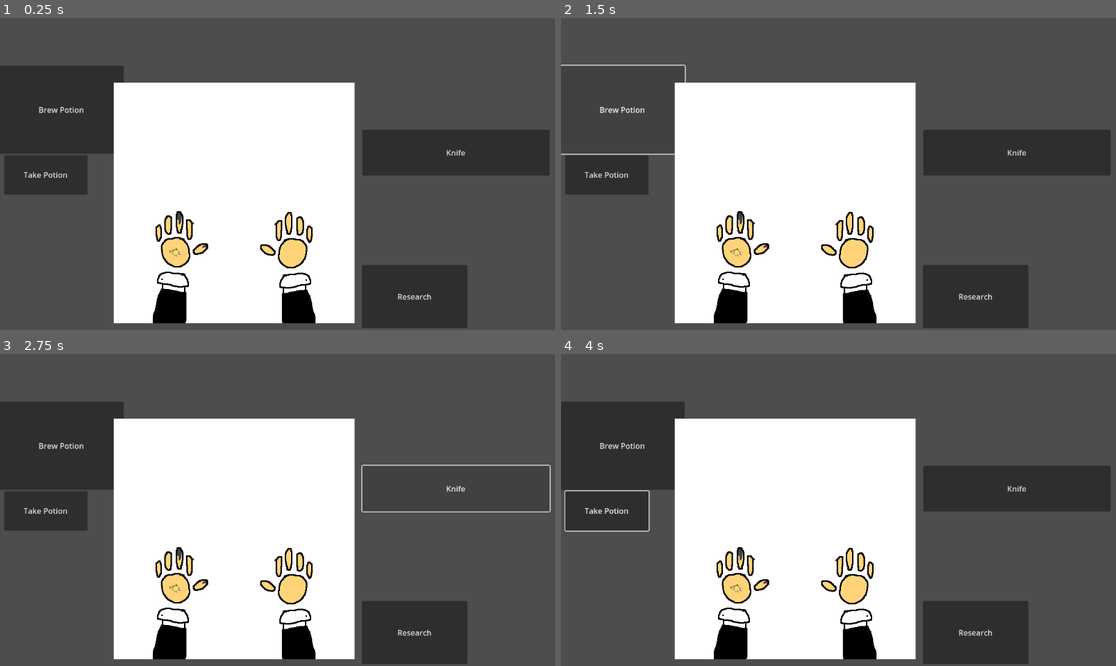
Above: before the commit, frames 1-4 (two rows, left to right).
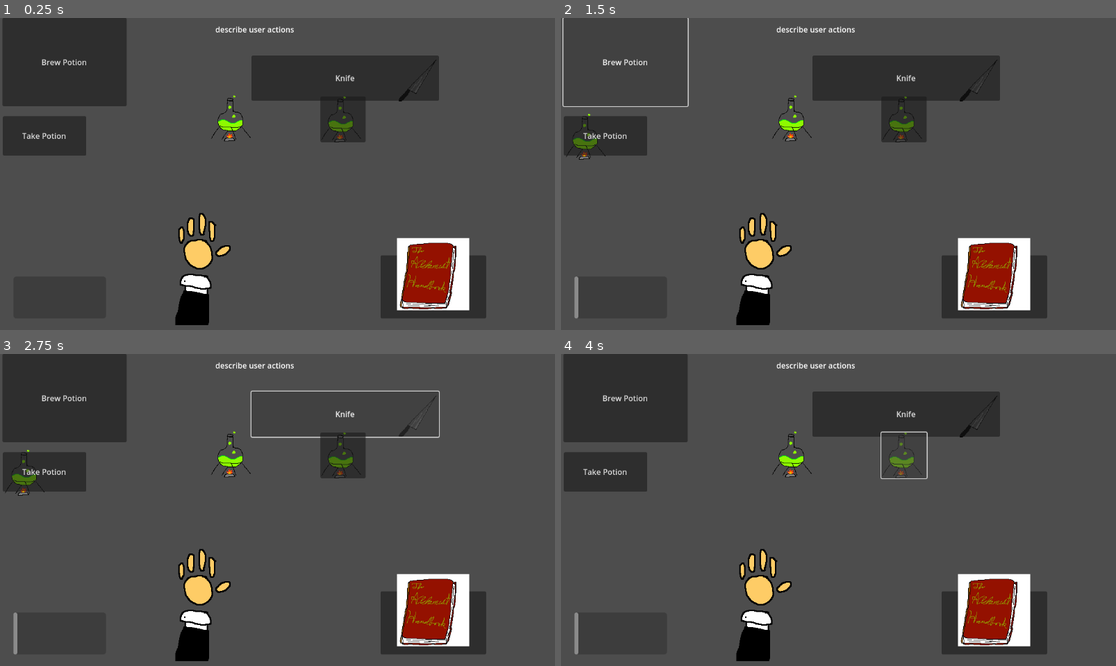
Above: after the commit, the same moments.

Repository: landonhershey/GWJ-Alchemist
Game: Godot game, scene res://node_2d.tscn
Two runs of this game, one before a commit and one after it. Both use one fixed random seed, a clock stepped at 60 frames per second and the inputs below.
Inputs (mouse positions are in pixels of both pictures, inside the frame that each line leads up to):
- Up to frame 1 (0.25 s): no input
- Up to frame 2 (1.5 s): click "Research" at 0.5 s; click "Brew Potion" at 1.25 s
- Up to frame 3 (2.75 s): click "Knife" at 2 s
- Up to frame 4 (4 s): click "Take Potion" at 2.75 s; click (905, 453) at 3.52 s

The runs differ from the first frame. In frame 1, 54% of the frame differs, in the area x 0-99%, y 0-100%; in frame 2, 50%; in frame 3, 46%; in frame 4, 54%.

Commit message:
added visuals, fixed bugs, added knife effect

Diff:
--- a/node_2d.tscn
+++ b/node_2d.tscn
@@ -1,38 +1,110 @@
-[gd_scene load_steps=5 format=3 uid="uid://dbssb3p448wf4"]
+[gd_scene load_steps=10 format=3 uid="uid://dbssb3p448wf4"]
 
 [ext_resource type="Texture2D" uid="uid://susmo0ambs03" path="res://sprites/hands/hand_1.png" id="1_0hol4"]
 [ext_resource type="Script" uid="uid://dxbtbu7ocipom" path="res://scripts/turn_manager.gd" id="2_q6r6c"]
 [ext_resource type="Script" uid="uid://dpv1luqqwsneu" path="res://scripts/player.gd" id="3_kdubu"]
 [ext_resource type="Script" uid="uid://b7o11vb0q3t8j" path="res://scripts/hand.gd" id="4_d21ai"]
+[ext_resource type="Script" uid="uid://cr0b5bai6xox4" path="res://scripts/UIManager.gd" id="5_q6r6c"]
+[ext_resource type="Texture2D" uid="uid://bfwom58spr8h8" path="res://sprites/knife.png" id="6_kdubu"]
+[ext_resource type="Texture2D" uid="uid://chxp2re53wemr" path="res://sprites/alchemy_book.png" id="7_rj586"]
+[ext_resource type="Texture2D" uid="uid://c6itcpcujwkbh" path="res://sprites/brewing_potion.png" id="8_4d7sh"]
+[ext_resource type="PackedScene" uid="uid://3lbdt1sjkp2l" path="res://potion.tscn" id="9_4d7sh"]
 
 [node name="World" type="Node2D"]
 
-[node name="ResearchBtn" type="Button" parent="."]
+[node name="UIManager" type="Control" parent="." node_paths=PackedStringArray("player")]
+layout_mode = 3
+anchors_preset = 0
+offset_right = 40.0
+offset_bottom = 40.0
+script = ExtResource("5_q6r6c")
+player = NodePath("../TurnManager/Player")
+
+[node name="ResearchBtn" type="Button" parent="UIManager"]
+layout_mode = 1
+anchors_preset = -1
+anchor_left = 0.975
+anchor_top = -0.5
+anchor_right = 0.975
+anchor_bottom = -0.5
 offset_left = 751.0
 offset_top = 513.0
 offset_right = 970.0
 offset_bottom = 644.0
 text = "Research"
+metadata/_edit_use_anchors_ = true
 
-[node name="BrewPotion" type="Button" parent="."]
+[node name="BrewPotion" type="Button" parent="UIManager"]
+layout_mode = 1
+anchors_preset = -1
+anchor_left = 0.15
+anchor_top = -2.475
+anchor_right = 0.15
+anchor_bottom = -2.475
 offset_left = -1.0
 offset_top = 99.0
 offset_right = 257.0
 offset_bottom = 282.0
 text = "Brew Potion"
+metadata/_edit_use_anchors_ = true
 
-[node name="Hand1" type="Sprite2D" parent="."]
-position = Vector2(486, 384)
+[node name="ResearchBar" type="ProgressBar" parent="UIManager"]
+layout_mode = 0
+offset_left = 28.0
+offset_top = 537.0
+offset_right = 220.0
+offset_bottom = 624.0
+show_percentage = false
+
+[node name="PotionContainer" type="HBoxContainer" parent="UIManager"]
+layout_mode = 0
+offset_left = 3.0
+offset_top = 198.0
+offset_right = 303.0
+offset_bottom = 290.0
+
+[node name="TakePotion" type="Button" parent="UIManager"]
+layout_mode = 1
+anchors_preset = -1
+anchor_left = -0.075
+anchor_top = -2.025
+anchor_right = -0.075
+anchor_bottom = -2.025
+offset_left = 9.0
+offset_top = 285.0
+offset_right = 182.0
+offset_bottom = 367.0
+text = "Take Potion"
+metadata/_edit_use_anchors_ = true
+
+[node name="Hands" type="Sprite2D" parent="UIManager"]
+position = Vector2(408, 388)
 texture = ExtResource("1_0hol4")
 
-[node name="Button3" type="Button" parent="Hand1"]
+[node name="Knife" type="Sprite2D" parent="UIManager"]
+position = Vector2(873, 129)
+texture = ExtResource("6_kdubu")
+
+[node name="KnifeBtn" type="Button" parent="UIManager/Knife"]
 anchors_preset = -1
-anchor_bottom = 0.002
-offset_left = 266.0
-offset_top = -152.0
-offset_right = 655.0
-offset_bottom = -58.0
+anchor_left = -0.195
+anchor_top = 1.3
+anchor_right = -3.205
+anchor_bottom = 1.24
+offset_left = -30.5
+offset_top = -175.0
+offset_right = 358.5
+offset_bottom = -81.0
 text = "Knife"
+metadata/_edit_use_anchors_ = true
+
+[node name="RichTextLabel" type="RichTextLabel" parent="UIManager"]
+layout_mode = 0
+offset_left = 447.0
+offset_top = 12.0
+offset_right = 927.0
+offset_bottom = 105.0
+text = "describe user actions"
 
 [node name="TurnManager" type="Node" parent="."]
 script = ExtResource("2_q6r6c")
@@ -49,13 +121,24 @@
 script = ExtResource("4_d21ai")
 metadata/_custom_type_script = "uid://b7o11vb0q3t8j"
 
-[node name="TakePotion" type="Button" parent="."]
-offset_left = 9.0
-offset_top = 285.0
-offset_right = 182.0
-offset_bottom = 367.0
-text = "Take Potion"
+[node name="AlchemyBook" type="Sprite2D" parent="."]
+position = Vector2(899, 532)
+texture = ExtResource("7_rj586")
 
-[connection signal="pressed" from="ResearchBtn" to="TurnManager/Player" method="_on_research_btn_pressed"]
-[connection signal="pressed" from="BrewPotion" to="TurnManager/Player" method="_on_brew_potion_pressed"]
-[connection signal="pressed" from="TakePotion" to="TurnManager/Player" method="_on_take_potion_pressed"]
+[node name="BrewingPotion" type="Sprite2D" parent="."]
+position = Vector2(481, 210)
+texture = ExtResource("8_4d7sh")
+
+[node name="Sprite2D" parent="." instance=ExtResource("9_4d7sh")]
+position = Vector2(710, 212)
+
+[connection signal="pressed" from="UIManager/ResearchBtn" to="TurnManager/Player" method="_on_research_btn_pressed"]
+[connection signal="pressed" from="UIManager/BrewPotion" to="TurnManager/Player" method="_on_brew_potion_pressed"]
+[connection signal="pressed" from="UIManager/TakePotion" to="TurnManager/Player" method="_on_take_potion_pressed"]
+[connection signal="pressed" from="UIManager/Knife/KnifeBtn" to="TurnManager/Player" method="_on_knife_btn_pressed"]
+[connection signal="game_over" from="TurnManager" to="UIManager" method="_on_game_over"]
+[connection signal="start_turn_phase" from="TurnManager" to="UIManager" method="_on_turn_manager_start_turn_phase"]
+[connection signal="brewed_potion" from="TurnManager/Player" to="UIManager" method="_on_player_brewed_potion"]
+[connection signal="consumed_potion" from="TurnManager/Player" to="UIManager" method="_on_player_consumed_potion"]
+[connection signal="infection_won" from="TurnManager/Player" to="UIManager" method="_on_player_infection_won"]
+[connection signal="research_complete" from="TurnManager/Player" to="UIManager" method="_on_player_research_complete"]
--- /dev/null
+++ b/potion.tscn
@@ -0,0 +1,12 @@
+[gd_scene load_steps=2 format=3 uid="uid://3lbdt1sjkp2l"]
+
+[ext_resource type="Texture2D" uid="uid://c6itcpcujwkbh" path="res://sprites/brewing_potion.png" id="1_bcips"]
+
+[node name="Sprite2D" type="Sprite2D"]
+texture = ExtResource("1_bcips")
+
+[node name="Button" type="Button" parent="."]
+offset_left = -45.0
+offset_top = -49.0
+offset_right = 49.0
+offset_bottom = 46.0
--- /dev/null
+++ b/scripts/UIManager.gd
@@ -0,0 +1,75 @@
+extends Control
+
+@export var player : Player
+
+@onready var research_bar = $ResearchBar
+@onready var hand_sprite = $Hands
+
+@onready var hands_folder =  "res://sprites/hands/"
+@export var hands_sprites : Array[Texture2D] = []
+
+@onready var potion_container = $PotionContainer
+
+func _ready() -> void:
+	print("UIManager ready")
+	player.researched.connect(Callable(self,"on_player_researched"))
+	player.brewed_potion.connect(Callable(self,"on_player_brewed_potion"))
+
+	research_bar.max_value = player.max_research
+
+	for i in range(1, 11):
+		var texture: Texture2D = load("res://sprites/hands/" + "hand_" + str(i) + ".png")
+		# hands_sprites.append(texture)
+		var image = texture.get_image()
+		var half_width = image.get_width() / 2
+		var cropped_image = Image.create(half_width, image.get_height(), false, image.get_format())
+		cropped_image.blit_rect(image, Rect2(0, 0, half_width, image.get_height()), Vector2(0, 0))
+		var cropped_texture = ImageTexture.create_from_image(cropped_image)
+		hands_sprites.append(cropped_texture)
+	print("Hands sprites loaded: ", hands_sprites)
+
+func on_player_researched(amount : float) -> void:
+	research_bar.value += amount
+	# print("Research progress updated: ", research_bar.value)
+
+func on_player_brewed_potion(potion : Potion) -> void:
+	print("Potion brewed: ", potion)
+	# Update UI to show the brewed potion
+	# This is a placeholder, you can add more detailed UI updates here
+
+
+
+
+func _on_game_over() -> void:
+	pass # Replace with function body.
+
+
+func _on_player_infection_won() -> void:
+	pass # Replace with function body.
+
+
+func _on_player_research_complete() -> void:
+	pass # Replace with function body.
+
+
+func _on_turn_manager_start_turn_phase() -> void:
+	var infection_progress = player.left_hand.get_infection() / player.left_hand.max_infection
+	var infection_number = int(infection_progress * 10)
+	print("Infection num: ", infection_number)
+	if infection_number > len(hands_sprites) - 1:
+		infection_number = len(hands_sprites) - 1
+	hand_sprite.texture = hands_sprites[infection_number]
+
+
+
+func _on_player_brewed_potion(_potion: Potion) -> void:
+	var container = $PotionContainer
+	var tex_rect = TextureRect.new()
+	tex_rect.texture = load("res://sprites/brewing_potion.png")
+	tex_rect.stretch_mode = TextureRect.STRETCH_KEEP_ASPECT  # Keep sprite aspect ratio
+	container.add_child(tex_rect)
+
+
+func _on_player_consumed_potion(_potion: Potion) -> void:
+	if potion_container.get_child_count() > 0:
+		potion_container.remove_child(potion_container.get_child(0))
--- a/scripts/hand.gd
+++ b/scripts/hand.gd
@@ -6,6 +6,7 @@
 var infection: float = 0.0 # Infection level (0.0 to 1.0)
 var infection_rate: float = 0.0 # Rate at which infection increases
 var productivity: float = 1.0 # Productivity level (1.0 is base productivity)
+var max_infection = 1.0
 
 signal infection_complete
 
@@ -28,7 +29,7 @@
 
 
 func set_infection(new_infection: float) -> void:
-	infection = clamp(new_infection, 0.0, 1.0) # Ensure infection stays within bounds
+	infection = clamp(new_infection, 0.0, max_infection) # Ensure infection stays within bounds
 
 func reduce_infection(amount: float) -> void:
 	infection = max(0.0, infection - amount)
@@ -43,8 +44,7 @@
 
 func end_turn() -> void:
 	infection += infection_rate
-	productivity = productivity - infection
-	if infection >= 1.0:
-		infection = 1.0
+	if infection >= max_infection:
+		infection = max_infection
 		productivity = 0.0
 		emit_signal("infection_complete")
--- a/scripts/player.gd
+++ b/scripts/player.gd
@@ -3,18 +3,23 @@
 
 @onready var Game = get_parent()
 
-@export var left_infection : float = 0.0
-@export var right_infection : float = 0.0
-@export var max_infection : float = 100.0
-@export var infection_rate : float = 1.0
-@export var infection_rate_multiplier : float = 1.0
-@export var infection_color : Color = Color(1, 0, 0)
+# var left_infection : float = 0.0
+# var right_infection : float = 0.0
+# var max_infection : float = 100.0
+# var infection_rate : float = 1.0
+# var infection_rate_multiplier : float = 1.0
+# @export var infection_color : Color = Color(1, 0, 0)
 
-@export var research_progress : float = 0.0
-@export var max_research : float = 100.0
-@export var research_rate : float = 1.0
-@export var research_rate_multiplier : float = 1.0
-@export var research_color : Color = Color(0, 0, 1)
+var research_progress : float = 0.0
+var max_research : float = 100.0
+var research_rate : float = 1.0
+var research_rate_multiplier : float = 1.0
+# @export var research_color : Color = Color(0, 0, 1)
+
+var evil = 0.0
+var evil_max = 100.0
+var evil_rate = 0.0
+var fingers = 5
 
 var potion_supply : Array[Potion] = []
 var active_potions : Array[Potion] = []
@@ -25,7 +30,18 @@
 
 
 signal player_turn_over
+signal researched(amount : float)
+signal brewed_potion(potion : Potion)
+signal consumed_potion(potion : Potion)
+signal cut_off_finger
 
+signal invalid_action
+
+# ending signals
+
+
+signal research_complete
+signal infection_won
 
 func _ready() -> void:
 	# left_hand = Hand.new()
@@ -35,7 +51,7 @@
 	print(get_children())
 	print(get_child(0).get_path())
 	print(left_hand.get_class())
-	left_hand.create(0.0, 0.1, 1.0)
+	left_hand.create(0.0, 0.025, 1.0)
 	right_hand.create(0.0, 0.0, 1.0)
 
 	left_hand.connect("infection_complete", Callable(self, "_on_left_hand_infection_exceeded"))
@@ -50,11 +66,26 @@
 
 
 
+func knife() -> void:
+	if fingers <= 0:
+		invalid_action.emit()
+		return
+	fingers -=1
+	evil_rate += 1 * (1 + 5-fingers)
+	evil += 10 * (1 + 5-fingers)
+
+	right_hand.set_productivity(right_hand.get_productivity() * 2.0)
+
+	cut_off_finger.emit()
+	player_turn_over.emit()
+	return
 
 func end_turn() -> void:
 	left_hand.end_turn()
 	right_hand.end_turn()
 
+	evil += evil_rate
+	print("NUM ACTIVE POTIONS: ", len(active_potions))
 	for potion in active_potions:
 		potion.end_turn(self)
 		if potion.effect_duration <= 0:
@@ -64,11 +95,13 @@
 
 func _on_left_hand_infection_exceeded() -> void:
 	print("Left hand infection exceeded!")
-	Game.on_game_over()
+	infection_won.emit()
+	# Game.on_game_over()
 
 func _on_right_hand_infection_exceeded() -> void:
 	print("Right hand infection exceeded!")
-	Game.on_game_over()
+	infection_won.emit()
+	# Game.on_game_over()
 
 
 func _on_research_btn_pressed() -> void:
@@ -76,25 +109,24 @@
 
 func research():
 	if research_progress > max_research:
-		print("research complete")
+		research_complete.emit()
 		return
 
 	if research_progress < max_research:
-		research_progress += get_net_productivity()* research_rate
+		var research_increment = get_net_productivity()* research_rate
+		research_progress += research_increment
 		if research_progress > max_research:
 			research_progress = max_research
+		researched.emit(research_increment)
+
 
 	player_turn_over.emit()
 
 
 
-
 func get_net_productivity() -> float:
 	# Calculate the productivity based on the infection levels
-	return left_hand.get_productivity() + right_hand.get_productivity()
-
-
-
+	return (left_hand.get_productivity() - left_hand.get_infection()) + (right_hand.get_productivity()- right_hand.get_infection())
 
 
 func get_stats() -> Dictionary:
@@ -118,14 +150,20 @@
 func brew_potion(potion : Potion) -> void:
 	print("Brewing potion")
 	potion_supply.append(potion)
+	brewed_potion.emit(potion)
 
 func take_potion(potion : Potion) -> void:
 	print("Taking potion")
 	active_potions.append(potion)
 	potion.apply_effect(self)
+	consumed_potion.emit(potion)
 
 
 func _on_brew_potion_pressed() -> void:
 	print("Brewing potion")
 	brew_potion(Adrenaline.new())
 	player_turn_over.emit()
+
+
+func _on_knife_btn_pressed() -> void:
+	knife()
--- a/scripts/turn_manager.gd
+++ b/scripts/turn_manager.gd
@@ -5,7 +5,17 @@
 var player : Player
 var current_state: GameState = GameState.START_TURN
 
+signal start_turn_phase
+signal player_input_phase
+signal end_turn_phase
+
 signal game_over
+
+enum Ending {
+	INFECTION,
+	RESEARCH
+}
+
 
 # Enum for the different states
 enum GameState {
@@ -37,6 +47,7 @@
 # Logic for the START_TURN state
 func start_turn() -> void:
 	print("Starting turn...")
+	start_turn_phase.emit()
 	# Add your start turn logic here
 
 	# UI changes, possibly dialogue boxes, etc.
@@ -46,12 +57,14 @@
 func player_input() -> void:
 	print("Waiting for player input...")
 	# wait for player input (this is just a placeholder)
+	player_input_phase.emit()
 	await player.player_turn_over
 
 	change_state(GameState.END_TURN)
 
 # Logic for the END_TURN state
 func end_turn() -> void:
+	end_turn_phase.emit()
 	player.end_turn()
 	print("Ending turn...")
 
@@ -62,3 +75,7 @@
 func on_game_over() -> void:
 	print("Game Over!")
 	emit_signal("game_over")
+
+
+func _on_player_research_complete() -> void:
+	pass # Replace with function body.
Not shown, added: scripts/UIManager.gd.uid
Binary file added: sprites/alchemy_book.png
Not shown, added: sprites/alchemy_book.png.import
Binary file added: sprites/brewing_potion.png
Not shown, added: sprites/brewing_potion.png.import
Binary file changed: sprites/hands/hand_1.png
Binary file added: sprites/hands/hand_10.png
Not shown, added: sprites/hands/hand_10.png.import
Binary file added: sprites/hands/hand_2.png
Not shown, added: sprites/hands/hand_2.png.import
Binary file added: sprites/hands/hand_3.png
Not shown, added: sprites/hands/hand_3.png.import
(and 14 more such lines)
